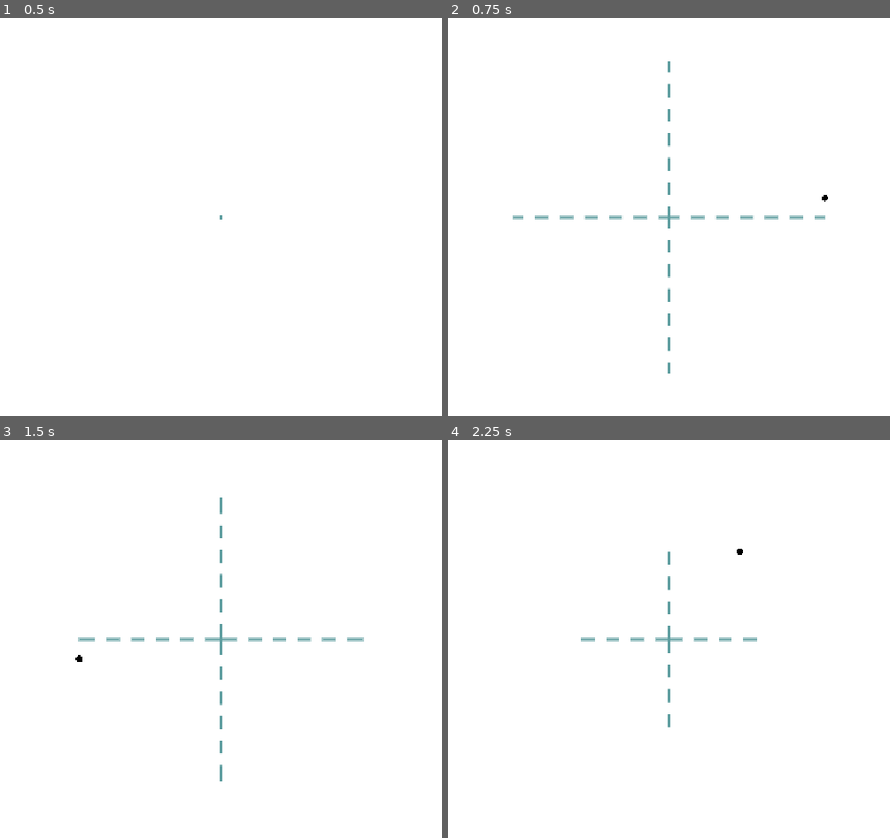
Above: before the commit, frames 1-4 (two rows, left to right).
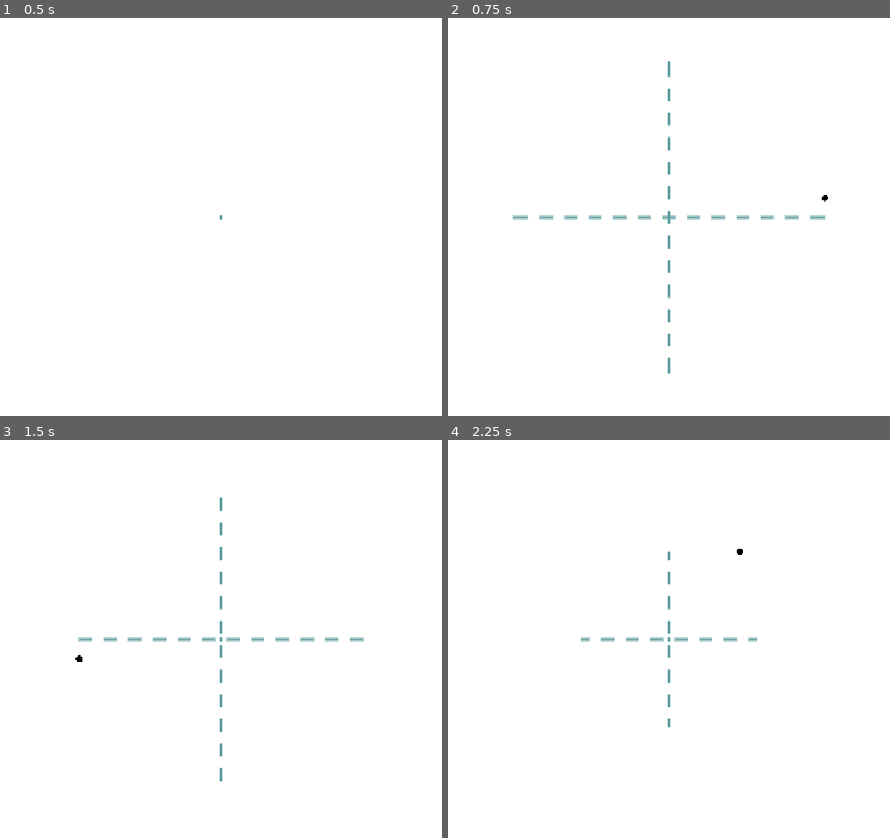
Above: after the commit, the same moments.

Repository: FennecKii/perfect-square
Game: Godot game, scene res://whiteboard.tscn
Two runs of this game, one before a commit and one after it. Both use one fixed random seed, a clock stepped at 60 frames per second and the inputs below. The project has no main scene, so this scene is started directly.
Inputs (mouse positions are in pixels of both pictures, inside the frame that each line leads up to):
- Up to frame 1 (0.5 s): no input
- Up to frame 2 (0.75 s): tap Enter at 0.5 s; move the mouse to (823, 197) at 0.52 s; click (823, 197) at 0.67 s
- Up to frame 3 (1.5 s): tap Space at 1.25 s; move the mouse to (79, 658) at 1.27 s; click (79, 658) at 1.42 s
- Up to frame 4 (2.25 s): tap Enter at 2 s; move the mouse to (739, 551) at 2.02 s; click (739, 551) at 2.17 s

Frame 1 is identical in both runs. In frame 2, 0.4% of the frame differs, in the area x 17-83%, y 13-87%; in frame 3, 0.3%; in frame 4, 0.3%.

Commit message:
Refactor cross

Diff:
--- a/whiteboard.gd
+++ b/whiteboard.gd
@@ -53,12 +53,10 @@
 	draw_circle(Vector2(0, 0), 3, Color.CADET_BLUE)
 	if not point_position:
 		return
-	var dist_to_draw = min(half_screen_rect.y, max(abs(point_position[0].y), abs(point_position[0].x)))
+	var dist_to_draw = min(half_screen_rect.y, compute_pretrace_square(point_position[0]).size.x / 2)
 
-	draw_dashed_line(Vector2(0, 0), Vector2(0, dist_to_draw), Color.CADET_BLUE, 3, 20, true, true)
-	draw_dashed_line(Vector2(0, 0), Vector2(0, -dist_to_draw), Color.CADET_BLUE, 3, 20, true, true)
-	draw_dashed_line(Vector2(0, 0), Vector2(dist_to_draw, 0), Color.CADET_BLUE, 3, 20, true, true)
-	draw_dashed_line(Vector2(0, 0), Vector2(-dist_to_draw, 0), Color.CADET_BLUE, 3, 20, true, true)
+	draw_dashed_line(Vector2(0, -dist_to_draw), Vector2(0, dist_to_draw), Color.CADET_BLUE, 3, 20, true, true)
+	draw_dashed_line(Vector2(-dist_to_draw, 0), Vector2(dist_to_draw, 0), Color.CADET_BLUE, 3, 20, true, true)
 
 func vec_len(x: float, y: float) -> float:
 	return sqrt(x**2 + y**2)
